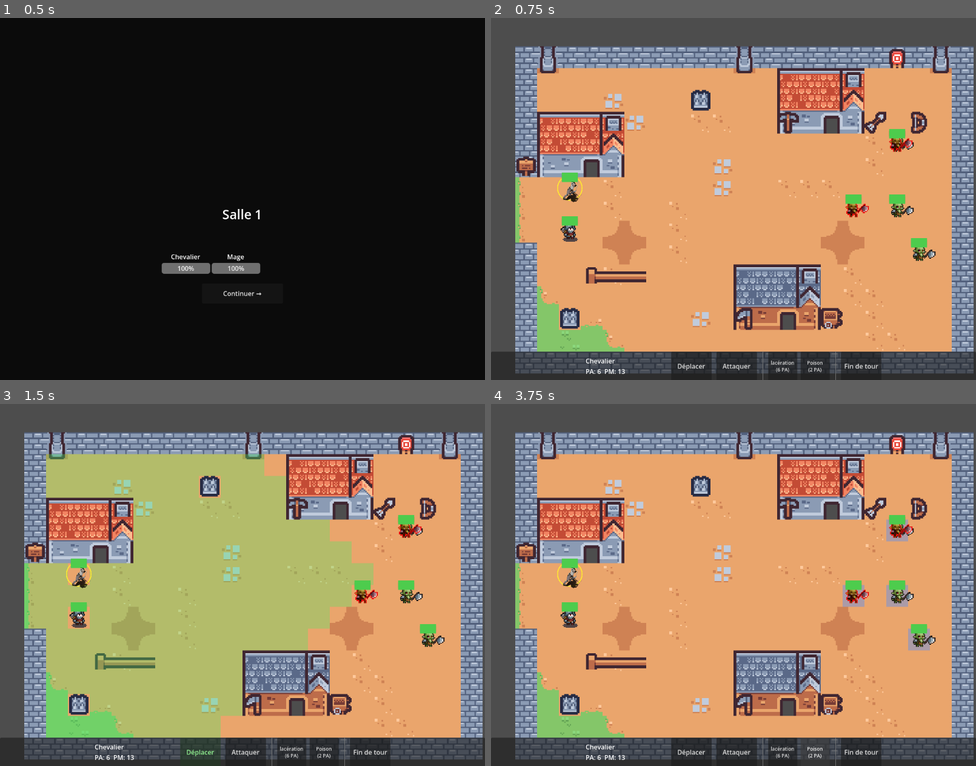
Above: before the commit, frames 1-4 (two rows, left to right).
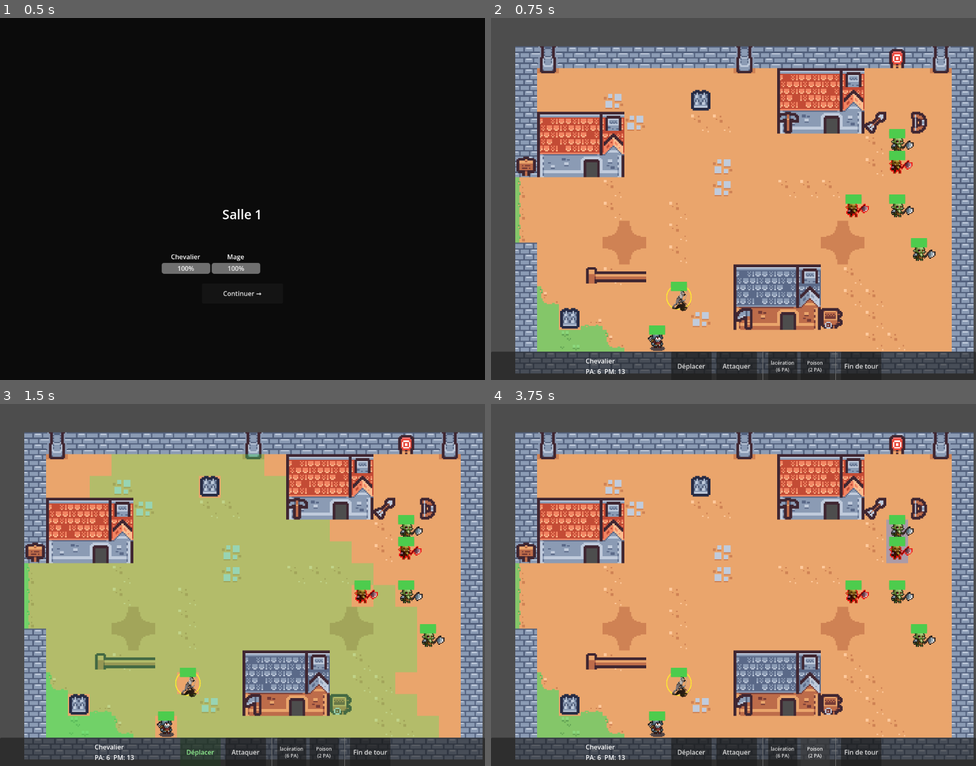
Above: after the commit, the same moments.

Repository: Essy7126/dungeon-draft-v-2
Game: Godot game, scene res://data/main.tscn
The game is run twice, just before and just after one commit, with the same random seed, the same clock (stepped at 60 frames per second) and the same inputs.
Inputs:
- Up to frame 1 (0.5 s): no input
- Up to frame 2 (0.75 s): click "Continuer →" at 0.5 s
- Up to frame 3 (1.5 s): click "Déplacer" at 1.25 s
- Up to frame 4 (3.75 s): click "Attaquer" at 2 s; click "lacération (6 PA)" at 2.75 s; click "Poison (2 PA)" at 3.5 s

Frame 1 is identical in both runs. In frame 2, 1.2% of the frame differs, in the area x 13-87%, y 33-92%; in frame 3, 11%, in the area x 9-91%, y 13-93%; in frame 4, 1.7%.

Commit message:
battle restauré

Diff:
--- a/battle/battle.gd
+++ b/battle/battle.gd
@@ -1,6 +1,12 @@
 # battle/battle.gd
 # ============================================================
-# BATTLE — Chef d'orchestre. Combat complet : joueur + IA + terrain + statuts.
+# BATTLE — Chef d'orchestre d'UN combat.
+# Assemble : logique (grille, pathfinding, sorts, terrain, IA) + visuel
+# (grille, sprites, caméra) + contrôle (états de tour, barre d'action).
+#
+# RÔLE : gérer un seul combat, du spawn à la victoire/défaite.
+# Ce qu'il NE fait PAS : gérer le run (ça, c'est le GameManager).
+# Les héros sont EMPRUNTÉS au GameManager (ils persistent entre salles).
 # ============================================================
 
 extends Node2D
@@ -8,11 +14,10 @@
 @export var grid_cols: int = 20
 @export var grid_rows: int = 14
 
-# La salle à charger. Pour l'instant on en assigne une en dur dans _ready.
-# Plus tard, le GameManager la fournira.
+# La salle est fournie par le GameManager au démarrage.
 @export var room_data: RoomData = null
 
-# Logique
+# --- Logique ---
 var grid: GridData
 var pathfinder: Pathfinder
 var spell_caster: SpellCaster
@@ -21,16 +26,16 @@
 var turn_queue: TurnQueue
 var units: Array = []
 
-# Visuel
+# --- Visuel ---
 var grid_view: Node2D
 var camera: Camera2D
 var _unit_views: Dictionary = {}
 
-# Contrôle
+# --- Contrôle ---
 var turn_state: TurnState
 var action_bar: CanvasLayer
 
-# Fin de combat
+# --- Fin de combat ---
 var _battle_over: bool = false
 
 const MOVE_COLOR   = Color(0.3, 0.9, 0.4, 0.35)
@@ -38,23 +43,28 @@
 const SPELL_COLOR  = Color(0.3, 0.55, 1.0, 0.40)
 const AOE_COLOR    = Color(1.0, 0.5, 0.1, 0.5)
 
+# Durée d'affichage de l'écran de fin avant de rendre la main au run.
+const END_SCREEN_DELAY := 1.5
+
 func _ready() -> void:
+	# La salle vient du run en cours. On la lit AVANT de construire la logique,
+	# pour pouvoir, plus tard, adapter la grille à la salle si besoin.
+	room_data = GameManager.get_current_room()
+	if room_data == null:
+		push_error("Aucune salle fournie par le GameManager.")
+		return
+
 	_setup_logic()
 	_import_terrain_from_tilemap()
 	_setup_view()
 	_setup_camera()
 	_setup_ui()
 	_setup_state()
-	# La salle vient du run en cours.
-	room_data = GameManager.get_current_room()
-	if room_data == null:
-		push_error("Aucune salle fournie par le GameManager.")
-		return
 	_spawn_units()
 	_start_battle()
 
 # ============================================================
-# MISE EN PLACE
+# MISE EN PLACE — LOGIQUE
 # ============================================================
 
 func _setup_logic() -> void:
@@ -63,11 +73,12 @@
 	terrain_effects = TerrainEffects.new(grid)
 	spell_caster = SpellCaster.new(grid, pathfinder, terrain_effects)
 	enemy_ai = EnemyAI.new(grid, pathfinder, spell_caster)
-	# ============================================================
+
+# ============================================================
 # IMPORT DU TERRAIN DESSINÉ (TileMapLayer → GridData)
-# Lit le TileMapLayer "TerrainLayer" une fois au démarrage et
-# traduit chaque case en CellType logique via le custom data
-# "cell_type". Ensuite, GridData fait foi.
+# Lit le TileMapLayer "TerrainLayer" une fois au démarrage et traduit
+# chaque case en CellType logique via le custom data "cell_type".
+# Ensuite, GridData fait foi : plus personne ne lit le TileMap.
 # ============================================================
 
 func _import_terrain_from_tilemap() -> void:
@@ -96,6 +107,10 @@
 		"SHADOW": return GridData.CellType.SHADOW
 		"RUNE":   return GridData.CellType.RUNE
 		_:        return GridData.CellType.NORMAL
+
+# ============================================================
+# MISE EN PLACE — VISUEL & CONTRÔLE
+# ============================================================
 
 func _setup_view() -> void:
 	grid_view = Node2D.new()
@@ -137,55 +152,74 @@
 	turn_state.request_attack.connect(_on_request_attack)
 	turn_state.request_cast_spell.connect(_on_request_cast_spell)
 
+# ============================================================
+# SPAWN DES UNITÉS
+# ============================================================
+
 func _spawn_units() -> void:
 	units = []
 	_spawn_heroes()
 	_spawn_enemies()
 
-# --- Héros : placement auto pour l'instant (déploiement manuel plus tard) ---
-# --- Héros : EMPRUNTÉS au GameManager (persistent entre les salles) ---
-# --- Héros : EMPRUNTÉS au GameManager (persistent entre les salles) ---
+# --- Héros : EMPRUNTÉS au GameManager (persistent entre les salles). ---
+# Placement automatique pour l'instant.
+# POINT D'EXTENSION (à venir) : phase de déploiement manuel où le joueur
+# place lui-même ses héros dans hero_spawn_zone (la donnée est déjà prête).
 func _spawn_heroes() -> void:
-	# Zone de déploiement : vient de la salle, sinon défaut à gauche.
-	var zone = []
+	var zone: Array = []
 	if room_data != null and room_data.hero_spawn_zone.size() > 0:
 		zone = room_data.hero_spawn_zone.duplicate()
 	else:
 		zone = [Vector2i(2, 6), Vector2i(2, 8)]
 
-	# On récupère les héros vivants du run.
 	var run_heroes = GameManager.get_living_heroes()
 
-	# Placement auto sur les cases de la zone.
 	for i in run_heroes.size():
-		if i < zone.size():
-			var hero = run_heroes[i]
-			# On recharge PA/PM pour le nouveau combat,
-			# mais PAS les HP (pas de regen entre les salles).
-			hero.current_ap = hero.max_ap.get_int()
-			hero.current_mp = hero.max_mp.get_int()
-			_place(hero, zone[i])
-			units.append(hero)
-
-# --- Ennemis : viennent du RoomData, placés aléatoirement dans leur zone ---
+		if i >= zone.size():
+			push_warning("Pas assez de cases dans hero_spawn_zone pour tous les héros.")
+			break
+		var hero = run_heroes[i]
+		# On recharge PA/PM pour le nouveau combat, mais PAS les HP
+		# (pas de regen entre les salles : c'est le pilier de design).
+		hero.current_ap = hero.max_ap.get_int()
+		hero.current_mp = hero.max_mp.get_int()
+		var spawn_cell = _resolve_spawn_cell(zone, hero.unit_name)
+		if spawn_cell == Vector2i(-1, -1):
+			continue
+		_place(hero, spawn_cell)
+		units.append(hero)
+
+# --- Ennemis : viennent du RoomData, placés aléatoirement dans leur zone. ---
 func _spawn_enemies() -> void:
 	if room_data == null:
 		push_warning("Aucune RoomData assignée : pas d'ennemis.")
 		return
 
-	# On copie la zone pour piocher dedans sans répétition.
 	var available = room_data.enemy_spawn_zone.duplicate()
 	available.shuffle()
 
-	var index = 0
 	for enemy_data in room_data.enemies:
-		if index >= available.size():
-			push_warning("Pas assez de cases dans enemy_spawn_zone pour tous les ennemis.")
+		if enemy_data == null:
+			push_warning("Un ennemi de la salle est null : ignoré.")
+			continue
+		var spawn_cell = _resolve_spawn_cell(available, enemy_data.unit_name)
+		if spawn_cell == Vector2i(-1, -1):
+			push_warning("Plus de case libre pour %s." % enemy_data.unit_name)
 			break
 		var enemy = Unit.from_data(enemy_data)
-		_place(enemy, available[index])
+		_place(enemy, spawn_cell)
 		units.append(enemy)
-		index += 1
+
+# Pioche la première case LIBRE d'une liste (et la retire de la liste).
+# "Libre" = valide, marchable, et sans unité dessus.
+# Évite toute superposition d'unités. Modifie la liste passée (pop).
+func _resolve_spawn_cell(pool: Array, who: String) -> Vector2i:
+	while not pool.is_empty():
+		var candidate = pool.pop_front()
+		if grid.is_valid(candidate) and not grid.has_unit(candidate) \
+				and grid.is_walkable(candidate):
+			return candidate
+	return Vector2i(-1, -1)
 
 func _place(unit: Unit, pos: Vector2i) -> void:
 	grid.set_unit(pos, unit)
@@ -221,7 +255,7 @@
 	# 2. Statuts : applique leurs effets (poison, regen, slow, stun).
 	var is_stunned = unit.process_statuses()
 
-	# 3. Morte des dégâts (terrain ou poison) ?
+	# 3. Mort des dégâts (terrain ou poison) en début de tour ?
 	if not unit.is_alive:
 		unit.tick_statuses()
 		if not _battle_over:
@@ -270,6 +304,9 @@
 	for action in plan:
 		if _battle_over:
 			return
+		# Sécurité : une action précédente a pu tuer l'ennemi (réaction de terrain).
+		if not enemy.is_alive:
+			return
 		match action["type"]:
 			"move":
 				await _execute_ai_move(enemy, action["path"])
@@ -278,6 +315,7 @@
 			"cast":
 				await _execute_ai_cast(enemy, action["spell"], action["cell"])
 		await get_tree().create_timer(0.2).timeout
+
 func _execute_ai_cast(enemy: Unit, spell: Spell, cell: Vector2i) -> void:
 	if enemy.current_ap < spell.ap_cost:
 		return
@@ -286,7 +324,6 @@
 	enemy.spend_ap(spell.ap_cost)
 	spell_caster.cast(enemy, spell, cell)
 	grid_view.queue_redraw()
-	# Petite pause pour que l'effet soit visible.
 	await get_tree().create_timer(0.3).timeout
 
 func _execute_ai_move(enemy: Unit, path: Array) -> void:
@@ -399,19 +436,31 @@
 	turn_state.end_animating()
 	action_bar.update_info(unit)
 
+# Animation de déplacement BLINDÉE contre les objets détruits.
+# Une unité peut mourir en cours de route (lave via on_enter_cell) : on
+# vérifie is_instance_valid(view) ET unit.is_alive avant/après chaque await.
+# Sans ça : erreur "Freed Object" + tour figé (cause des freezes passés).
 func _animate_move(unit: Unit, path: Array) -> void:
-	var view = _unit_views[unit]
+	var view = _unit_views.get(unit)
 	if not is_instance_valid(view):
 		return
 	for i in range(1, path.size()):
+		# L'unité a pu mourir à l'étape précédente : on s'arrête proprement.
+		if not unit.is_alive or not is_instance_valid(view):
+			return
 		var from_pos = grid_view.grid_to_world(path[i - 1])
 		var target_pos = grid_view.grid_to_world(path[i])
-		if is_instance_valid(view):
-			view.face_direction(from_pos, target_pos)
+		view.face_direction(from_pos, target_pos)
 		var tween = create_tween()
 		tween.tween_property(view, "position", target_pos, 0.15)
 		await tween.finished
+		# La vue a pu être libérée pendant l'await.
+		if not is_instance_valid(view):
+			return
 		terrain_effects.on_enter_cell(unit, path[i])
+		# on_enter_cell a pu tuer l'unité (lave) : on stoppe le déplacement.
+		if not unit.is_alive:
+			return
 
 # ============================================================
 # INTENTIONS — ATTAQUE
@@ -453,8 +502,9 @@
 	turn_state.end_animating()
 	action_bar.update_info(unit)
 
+# Animation d'attaque BLINDÉE (accès .get() + vérif de validité).
 func _animate_attack(unit: Unit, target: Unit) -> void:
-	var view = _unit_views[unit]
+	var view = _unit_views.get(unit)
 	if not is_instance_valid(view):
 		return
 	var start = grid_view.grid_to_world(unit.grid_pos)
@@ -492,7 +542,7 @@
 	action_bar.set_active_mode("")
 
 # ============================================================
-# FIN DE COMBAT
+# ÉVÉNEMENTS DE COMBAT
 # ============================================================
 
 func _on_round_started(number: int) -> void:
@@ -515,6 +565,11 @@
 	elif enemies_alive == 0:
 		_end_battle(true)
 
+# ============================================================
+# FIN DE COMBAT
+# Prévient le GameManager, qui orchestre la suite (transition + salle).
+# ============================================================
+
 func _end_battle(victory: bool) -> void:
 	if _battle_over:
 		return
@@ -523,12 +578,13 @@
 	action_bar.set_player_controls_enabled(false)
 	_show_end_screen(victory)
 
-	# On laisse le joueur voir l'écran un instant, puis on prévient le run.
-	await get_tree().create_timer(1.5).timeout
+	# On laisse voir l'écran un instant, puis on rend la main au run.
+	await get_tree().create_timer(END_SCREEN_DELAY).timeout
 	if victory:
 		GameManager.on_battle_won()
 	else:
 		GameManager.on_battle_lost()
+
 func _show_end_screen(victory: bool) -> void:
 	var layer = CanvasLayer.new()
 	add_child(layer)
--- a/data/rooms/salle_1.tres
+++ b/data/rooms/salle_1.tres
@@ -11,6 +11,6 @@
 room_name = "Salle 1"
 battle_scene = ExtResource("1_w42hg")
 enemies = Array[ExtResource("1_0240p")]([ExtResource("2_tdi8f"), ExtResource("2_tdi8f"), ExtResource("2_tdi8f"), ExtResource("3_tdi8f"), ExtResource("3_tdi8f")])
-hero_spawn_zone = Array[Vector2i]([Vector2i(2, 6), Vector2i(2, 8)])
+hero_spawn_zone = Array[Vector2i]([Vector2i(7, 11), Vector2i(6, 13), Vector2i(8, 11)])
 enemy_spawn_zone = Array[Vector2i]([Vector2i(17, 7), Vector2i(17, 4), Vector2i(17, 5), Vector2i(15, 7), Vector2i(17, 4), Vector2i(15, 5), Vector2i(18, 9)])
 metadata/_custom_type_script = "uid://clm64nm8ki4yj"
--- a/data/units/gobelin.tres
+++ b/data/units/gobelin.tres
@@ -15,7 +15,7 @@
 "duration": 1.0,
 "texture": SubResource("AtlasTexture_7redg")
 }],
-"loop": 1,
+"loop": true,
 "name": &"default",
 "speed": 5.0
 }]
--- a/data/units/mage_healer_gobelin.tres
+++ b/data/units/mage_healer_gobelin.tres
@@ -15,7 +15,7 @@
 "duration": 1.0,
 "texture": SubResource("AtlasTexture_4hus3")
 }],
-"loop": 1,
+"loop": true,
 "name": &"default",
 "speed": 5.0
 }]
